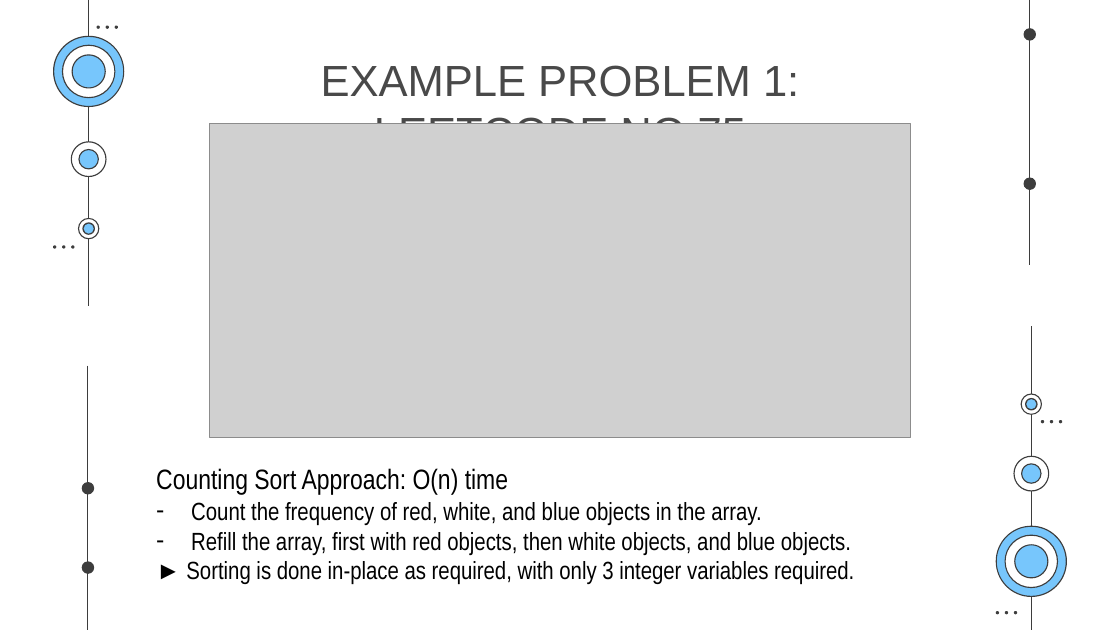
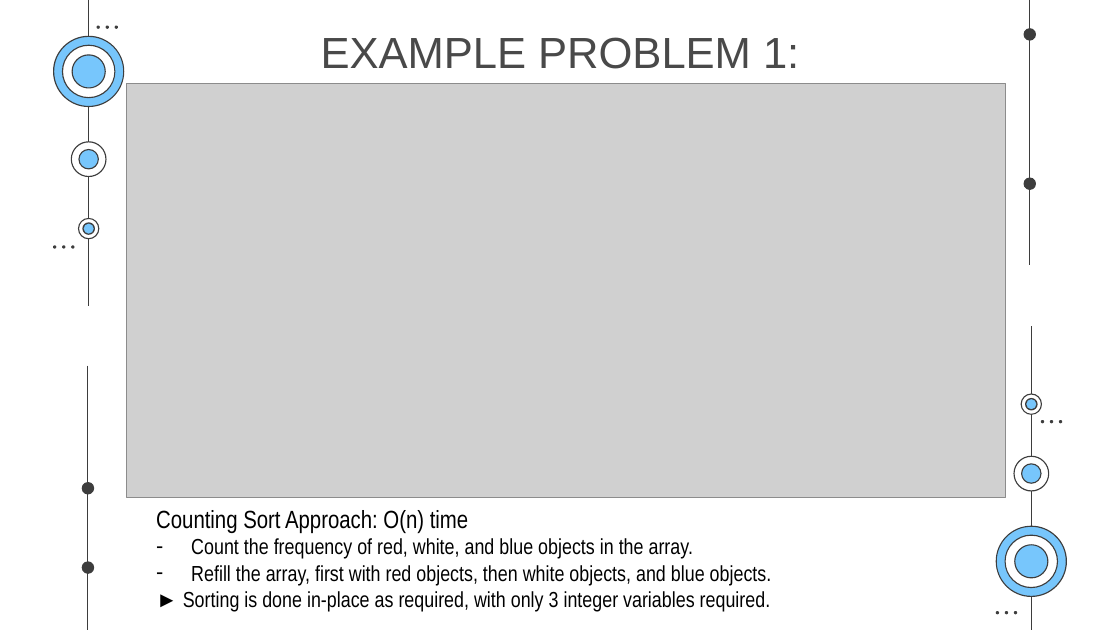
Before and after one commit to pnmq1103/cs163-seminar, a slide deck: slide 118 of presentation.pptx. Drawn at 1120x630 pixels with LibreOffice and Linux fonts; fonts in the diff are those of the drawing; grey boxes stand for pictures. Boxes give left, top, right and bottom in pixels: in the first picture for what was removed or moved away, otherwise in the second. Text is boxed around its words. In the diff, an @@ line names an element or a change of style, - is before the commit and + after.

```diff
--- a/presentation.pptx
+++ b/presentation.pptx
@@ title "EXAMPLE PROBLEM 1: LEETCODE NO.75" rewrapped from box(321, 65, 799, 124) to box(321, 37, 799, 130) @@
@@ picture: place and size @@
-picture at box(209, 123, 911, 437)
+picture at box(127, 84, 1006, 498)
@@ text "Counting Sort Approach: O(n) time": place and size @@
-text "Counting Sort Approach: O(n) time" at box(156, 468, 854, 584)
+text "Counting Sort Approach: O(n) time" at box(156, 510, 772, 612)
@@ text "Counting Sort Approach: O(n) time" at box(156, 510, 772, 612): size 18 to 16 pt in "Counting Sort Approach: O(n) time"; size 16 to 14 pt in "Count the frequency of red, white, and ...", "Refill the array, first with red objects, ...", "► Sorting is done in-place as required, ..." @@
```
Also in this commit, not shown: 5 other slides changed, 2 slides added.
